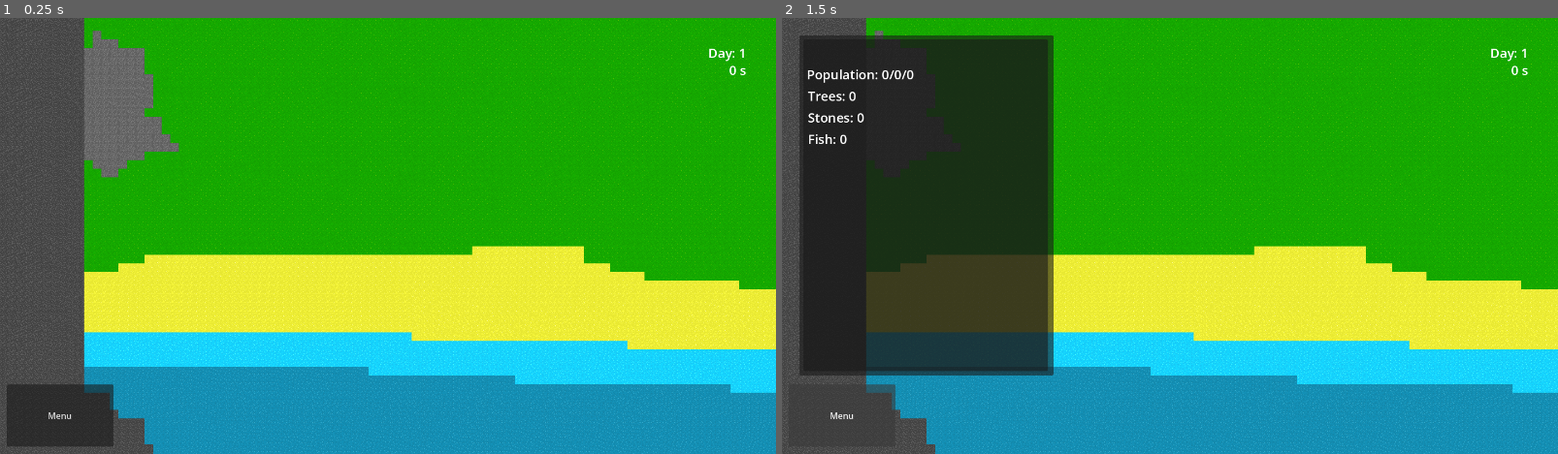
Above: before the commit, frames 1-2 (left to right).
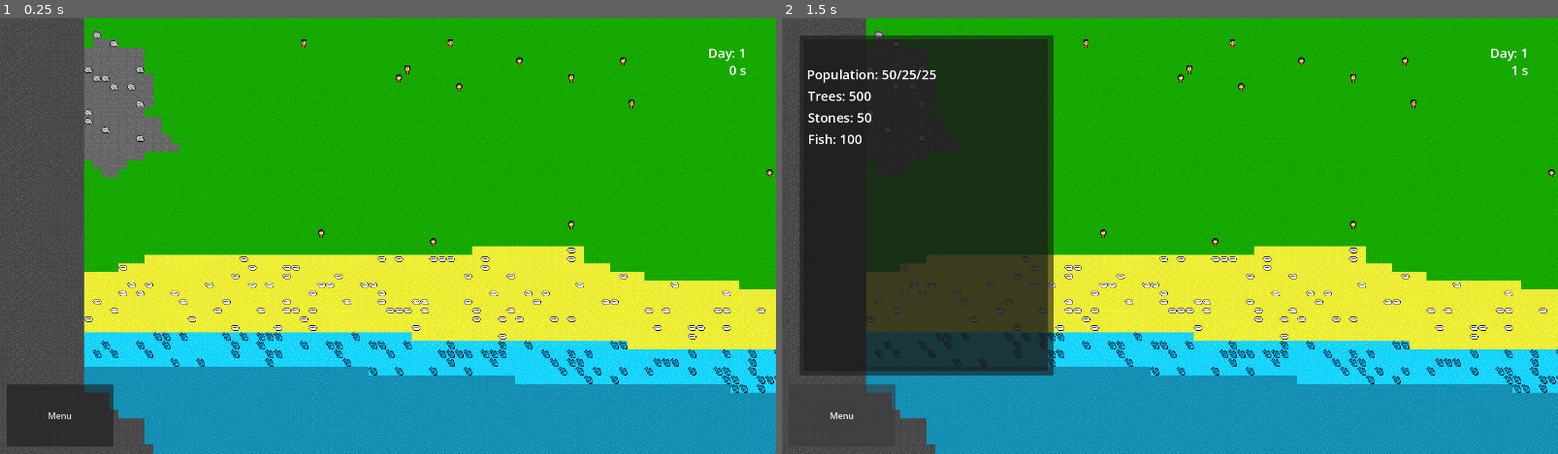
Above: after the commit, the same moments.

Repository: nookaeo/econ-village
Game: Godot game, scene res://scenes/core/world.tscn
Two runs of this game, one before a commit and one after it. Both use one fixed random seed, a clock stepped at 60 frames per second and the inputs below.
Inputs (mouse positions are in pixels of both pictures, inside the frame that each line leads up to):
- Up to frame 1 (0.25 s): no input
- Up to frame 2 (1.5 s): tap Enter at 0.5 s; move the mouse to (1340, 214) at 0.52 s; click (1340, 214) at 0.67 s; click "Menu" at 1.25 s

The runs differ from the first frame. In frame 1, 2.7% of the frame differs, in the area x 10-100%, y 3-86%; in frame 2, 2.4%.
Error before the commit: Parse Error: Identifier "CoreConstant" not declared in the current scope. (res://scripts/core/time_manager.gd:4)

Commit message:
core: add new resources

Diff:
--- a/project.godot
+++ b/project.godot
@@ -20,7 +20,7 @@
 CoreSignal="*uid://hdf476qbtpyn"
 Math="*uid://vcav2t1dbxr8"
 MarketSignal="*uid://kgc6cg2k3m88"
-CoreVariable="*uid://dt33klg11lffw"
+CoreConstant="*uid://dt33klg11lffw"
 ItemData="*uid://7rh4s3eirojn"
 
 [debug]
@@ -54,6 +54,8 @@
 Trees=""
 male=""
 female=""
+Stones=""
+Fish=""
 
 [physics]
 
--- a/scenes/core/agent_spawn_handler.tscn
+++ b/scenes/core/agent_spawn_handler.tscn
@@ -4,4 +4,3 @@
 
 [node name="AgentSpawnHandler" type="Node" unique_id=1010922202]
 script = ExtResource("1_kgvyp")
-local_seed = 100
